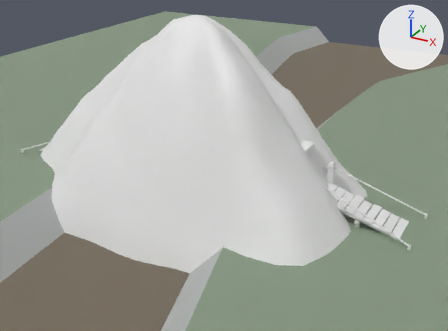
A saved change to the Blender file blender/SM_Env_Pack.blend.
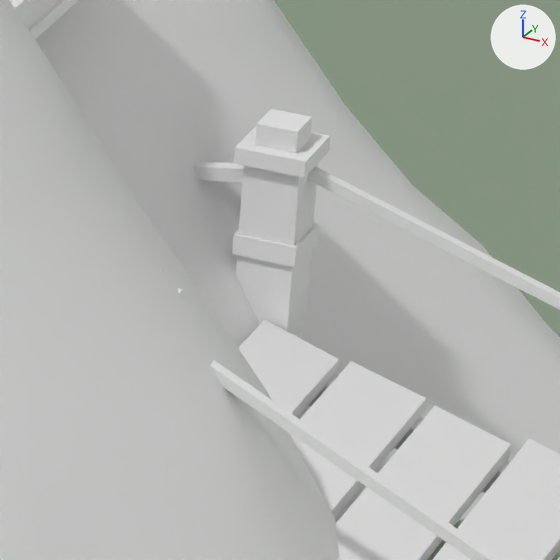
Each version appears first whole from a 50 mm lens placed at (32.9, -54.5, 31.2), pointed at (2.7, 0.4, 3.8), and next in a close-up on the part from 68% to 80% of the width and 45% to 62% of the height. Every picture has the same lights, and +X, +Y and +Z are marked at upper right. The older version's two pictures come first.

The first close-up shows 'SM_Env_GunungSampah_3Tiers', 'SM_Env_JembatanUtama', 'SM_Env_PintuAirSiaga1', 'SM_Env_RiverValleyTerrain'.
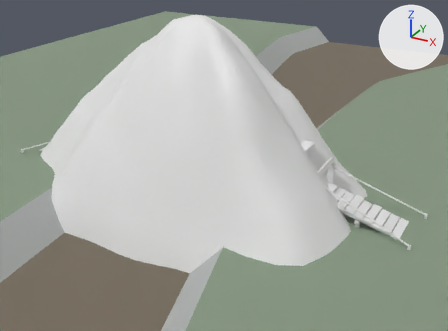
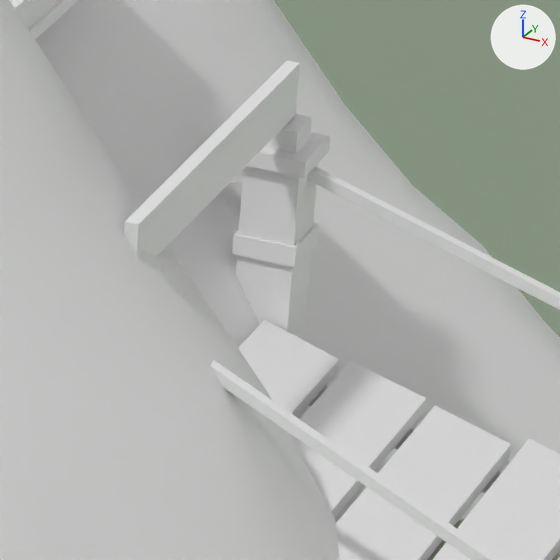
Changed parts and their boxes [x1, y1, x2, y2] in the close-ups (560 x 560 px):
```json
{"object": "SM_Env_JembatanUtama", "change": "reshaped", "before": [160, 109, 560, 560], "after": [124, 61, 560, 560]}
{"part": 1, "of": "me_sm_env_jembatanutama", "change": "added", "after": [124, 61, 300, 256]}
```

Edits to the scene script, one JSON object a line:
```json
{"op": "add", "block": "mat_m_env_papanumum", "code": ["mat_m_env_papanumum = principled_material('M_Env_PapanUmum')", "mat_m_env_papanumum.base_color = (0.8, 0.8, 0.8)  # white #e7e7e7"]}
{"block": "me_sm_env_jembatanutama", "where": "# used by ob_sm_env_jembatanutama; location = (0.0, 0.0, 0.0)"}
{"op": "remove", "block": "me_sm_env_jembatanutama", "code": "me_sm_env_jembatanutama.from_pydata(...)  # 1312 vertices, 984 faces; spans x -24.2..24.2, y -3.6..3.6, z -2.0..5.9"}
{"op": "add", "block": "me_sm_env_jembatanutama", "code": "me_sm_env_jembatanutama.from_pydata(...)  # 1328 vertices, 996 faces; spans x -24.2..24.2, y -3.6..3.6, z -2.0..6.5"}
{"block": "me_sm_env_jembatanutama", "change": "me_sm_env_jembatanutama part 1: a new loose piece, a box spanning x 14.31..14.44, y -2.3..2.3, z 5.94..6.52, in mat_m_env_papanumum (white #e7e7e7)"}
{"block": "me_sm_env_jembatanutama", "change": "other edits to the shape of me_sm_env_jembatanutama do not show in these pictures"}
{"op": "add", "block": "me_sm_env_jembatanutama", "code": "me_sm_env_jembatanutama.materials.append(mat_m_env_papanumum)  # white #e7e7e7"}
```
